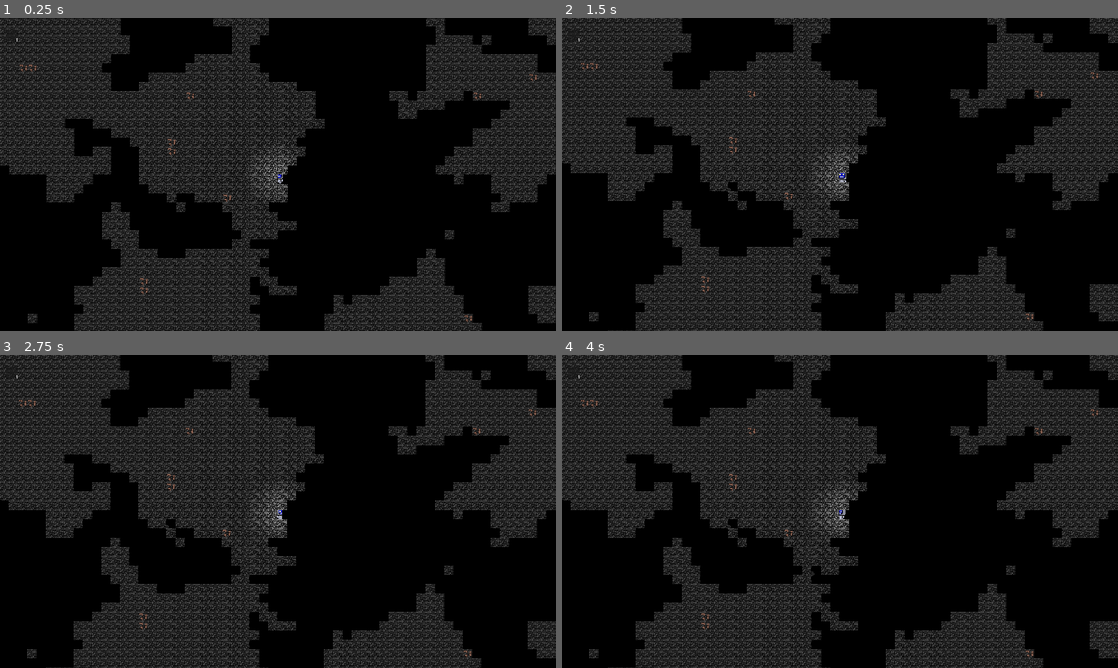
Above: before the commit, frames 1-4 (two rows, left to right).
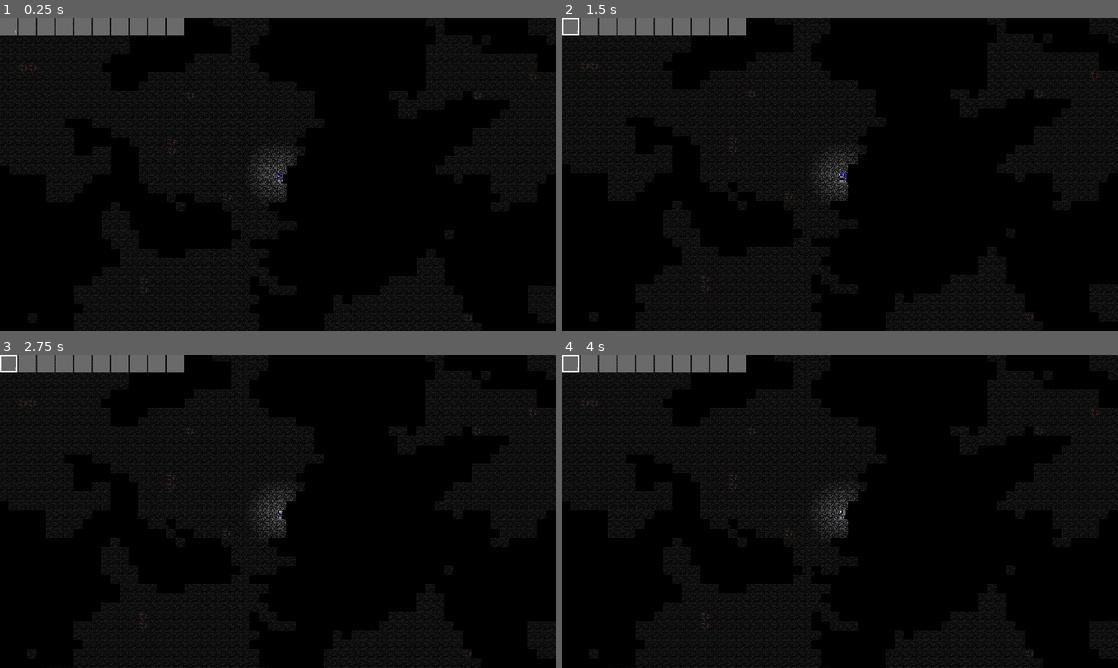
Above: after the commit, the same moments.

Repository: julesbauw/WorldGen
Game: Godot game, scene res://scenes/worldgen.tscn
Two runs of this game, one before a commit and one after it. Both use one fixed random seed, a clock stepped at 60 frames per second and the inputs below. The engine's default icon, where the game draws it, is replaced by a stand-in: a white triangle on a blue panel in a dark square.
Inputs (mouse positions are in pixels of both pictures, inside the frame that each line leads up to):
- Up to frame 1 (0.25 s): no input
- Up to frame 2 (1.5 s): tap Enter at 0.5 s; move the mouse to (962, 158) at 0.52 s; hold Right (right) 0.53-1.28 s; tap Mouse wheel down (MWD) at 0.6 s; click (962, 158) at 0.67 s; tap Mouse wheel up (MWU) at 0.8, 1.35 s; move the mouse to (728, 190) at 1.27 s; hold Down (down) from 1.28 s (still down); click (728, 190) at 1.42 s
- Up to frame 3 (2.75 s): tap Mouse wheel down (MWD) at 1.55, 2.1 s; tap Space at 2 s; move the mouse to (333, 442) at 2.02 s; release Down (down) at 2.03 s; hold Right (right) from 2.03 s (still down); click (333, 442) at 2.17 s; tap Mouse wheel up (MWU) at 2.3 s
- Up to frame 4 (4 s): tap Enter at 2.75 s; move the mouse to (812, 574) at 2.77 s; release Right (right) at 2.78 s; hold Up (up) 2.78-3.53 s; tap Mouse wheel up (MWU) at 2.85, 3.8 s; click (812, 574) at 2.92 s; tap Mouse wheel down (MWD) at 3.05, 3.6 s; tap Space at 3.5 s; move the mouse to (1006, 558) at 3.52 s; hold Left (left) from 3.53 s (still down); click (1006, 558) at 3.67 s

The runs differ from the first frame. In frame 1, 21% of the frame differs, in the area x 0-100%, y 0-100%; in frame 2, 19%; in frame 3, 19%; in frame 4, 19%.
Error before the commit: Attempt to call function 'resize' in base 'null instance' on a null instance. (res://scripts/WorldGenerator.gd:97)
Error after the commit: Attempt to call function 'resize' in base 'null instance' on a null instance. (res://scripts/WorldGenerator.gd:99)

Commit message:
inventory

Diff:
--- a/item_drop.gd
+++ b/item_drop.gd
@@ -46,7 +46,7 @@
 
 	var player:Player = body as Player
 	player.inventory.add_item(item)
-	player.inventory.print_inventory()
+
 	queue_free()
 
 func _has_priority(other:ItemDrop):
--- a/project.godot
+++ b/project.godot
@@ -23,9 +23,10 @@
 
 window/size/viewport_width=1920
 window/size/viewport_height=1080
+window/size/resizable=false
 window/size/window_width_override=1920
 window/size/window_height_override=1080
-window/stretch/mode="viewport"
+window/stretch/mode="canvas_items"
 window/stretch/scale_mode="integer"
 
 [input]
@@ -66,6 +67,8 @@
 textures/canvas_textures/default_texture_filter=0
 textures/default_filters/anisotropic_filtering_level=0
 viewport/hdr_2d=true
+textures/decals/filter=0
+textures/light_projectors/filter=0
 environment/defaults/default_clear_color=Color(0, 0, 0, 1)
 2d/snap/snap_2d_transforms_to_pixel=true
 2d/snap/snap_2d_vertices_to_pixel=true
--- /dev/null
+++ b/resources/UI/inventory_item_selected.tres
@@ -0,0 +1,9 @@
+[gd_resource type="StyleBoxFlat" format=3 uid="uid://b77dy58c2rjfv"]
+
+[resource]
+bg_color = Color(0.41568628, 0.41568628, 0.41568628, 1)
+border_width_left = 5
+border_width_top = 5
+border_width_right = 5
+border_width_bottom = 5
+border_color = Color(1, 1, 1, 1)
--- /dev/null
+++ b/resources/UI/inventory_item_unselected.tres
@@ -0,0 +1,4 @@
+[gd_resource type="StyleBoxFlat" format=3 uid="uid://b5tt37r421bjp"]
+
+[resource]
+bg_color = Color(0.41598046, 0.41598046, 0.41598028, 1)
--- a/scenes/inventory_item_ui.tscn
+++ b/scenes/inventory_item_ui.tscn
@@ -1,28 +1,45 @@
-[gd_scene load_steps=3 format=3 uid="uid://dsb3agbc4imp6"]
+[gd_scene load_steps=4 format=3 uid="uid://dsb3agbc4imp6"]
 
+[ext_resource type="StyleBox" uid="uid://b5tt37r421bjp" path="res://resources/UI/inventory_item_unselected.tres" id="1_7g8l1"]
 [ext_resource type="Script" uid="uid://crtlpc2l2vj1t" path="res://scripts/UI/inventory_item_ui.gd" id="1_kj6u3"]
 [ext_resource type="Texture2D" uid="uid://bjp70sdj4to5j" path="res://icon.svg" id="2_7g8l1"]
 
 [node name="Inventory_item_UI" type="Panel" node_paths=PackedStringArray("amount_label", "image")]
-custom_minimum_size = Vector2(40, 40)
-offset_right = 40.0
-offset_bottom = 40.0
+custom_minimum_size = Vector2(60, 60)
+offset_left = 1.0
+offset_right = 61.0
+offset_bottom = 60.0
+theme_override_styles/panel = ExtResource("1_7g8l1")
 script = ExtResource("1_kj6u3")
 amount_label = NodePath("Label")
 image = NodePath("TextureRect")
 
 [node name="TextureRect" type="TextureRect" parent="."]
-layout_mode = 0
-offset_right = 40.0
-offset_bottom = 40.0
+layout_mode = 1
+anchors_preset = 8
+anchor_left = 0.5
+anchor_top = 0.5
+anchor_right = 0.5
+anchor_bottom = 0.5
+offset_left = -20.0
+offset_top = -20.0
+offset_right = 20.0
+offset_bottom = 20.0
+grow_horizontal = 2
+grow_vertical = 2
 texture = ExtResource("2_7g8l1")
 expand_mode = 1
 
 [node name="Label" type="Label" parent="."]
-layout_mode = 0
-offset_left = 4.0
-offset_top = 24.0
-offset_right = 44.0
-offset_bottom = 47.0
+layout_mode = 1
+anchors_preset = 3
+anchor_left = 1.0
+anchor_top = 1.0
+anchor_right = 1.0
+anchor_bottom = 1.0
+offset_left = -40.0
+offset_top = -23.0
+grow_horizontal = 0
+grow_vertical = 0
 text = "12"
 horizontal_alignment = 2
--- a/scenes/worldgen.tscn
+++ b/scenes/worldgen.tscn
@@ -9,26 +9,28 @@
 [ext_resource type="PackedScene" uid="uid://bh4hed165gdq7" path="res://scenes/player.tscn" id="7_enwmb"]
 [ext_resource type="TileSet" uid="uid://dk8pq2a2xyic1" path="res://resources/tilemap/tiles.tres" id="8_iii3g"]
 [ext_resource type="PackedScene" uid="uid://cs2b0t1b6our0" path="res://scenes/inventory_ui.tscn" id="9_83lj7"]
-[ext_resource type="Script" uid="uid://bijuhhmoha2qo" path="res://scripts/UI/inventory_ui.gd" id="10_qabrv"]
 
-[node name="worldGenerator" type="Node2D" node_paths=PackedStringArray("player")]
-texture_filter = 1
-script = ExtResource("1_165yu")
-biomes = Array[ExtResource("2_fv5f0")]([ExtResource("3_ka702"), ExtResource("4_24ifi"), ExtResource("5_otfpg")])
-player = NodePath("CharacterBody2D")
-load_distance = 2
+[node name="root" type="Node2D"]
 
-[node name="Camera2D" type="Camera2D" parent="."]
-texture_filter = 1
-script = ExtResource("6_g6ly5")
-target_path = NodePath("../CharacterBody2D")
+[node name="CanvasLayer" type="CanvasLayer" parent="."]
 
-[node name="CharacterBody2D" parent="." node_paths=PackedStringArray("inventory_ui", "worldGenerator") instance=ExtResource("7_enwmb")]
-texture_filter = 1
-inventory_ui = NodePath("../CanvasLayer/Control/InventoryUI")
-worldGenerator = NodePath("..")
+[node name="SubViewportContainer" type="SubViewportContainer" parent="CanvasLayer"]
+anchors_preset = 15
+anchor_right = 1.0
+anchor_bottom = 1.0
+grow_horizontal = 2
+grow_vertical = 2
+stretch = true
 
-[node name="TileMap" type="TileMap" parent="."]
+[node name="SubViewport" type="SubViewport" parent="CanvasLayer/SubViewportContainer"]
+disable_3d = true
+handle_input_locally = false
+snap_2d_transforms_to_pixel = true
+canvas_item_default_texture_filter = 0
+size = Vector2i(1920, 1080)
+render_target_update_mode = 4
+
+[node name="TileMap" type="TileMap" parent="CanvasLayer/SubViewportContainer/SubViewport"]
 z_index = 1
 texture_filter = 1
 tile_set = ExtResource("8_iii3g")
@@ -36,11 +38,28 @@
 layer_0/z_index = -2
 layer_1/name = "Layer1"
 
-[node name="DirectionalLight2D" type="DirectionalLight2D" parent="."]
-energy = 0.04
+[node name="worldGenerator" type="Node2D" parent="CanvasLayer/SubViewportContainer/SubViewport" node_paths=PackedStringArray("player", "tilemap")]
+texture_filter = 1
+script = ExtResource("1_165yu")
+biomes = Array[ExtResource("2_fv5f0")]([ExtResource("3_ka702"), ExtResource("4_24ifi"), ExtResource("5_otfpg")])
+player = NodePath("CharacterBody2D")
+load_distance = 2
+tilemap = NodePath("../TileMap")
+
+[node name="CharacterBody2D" parent="CanvasLayer/SubViewportContainer/SubViewport/worldGenerator" node_paths=PackedStringArray("inventory_ui", "worldGenerator") instance=ExtResource("7_enwmb")]
+texture_filter = 1
+inventory_ui = NodePath("../../../../Control/InventoryUI")
+speed = 800.0
+worldGenerator = NodePath("..")
+
+[node name="Camera2D" type="Camera2D" parent="CanvasLayer/SubViewportContainer/SubViewport/worldGenerator"]
+texture_filter = 1
+script = ExtResource("6_g6ly5")
+target_path = NodePath("../CharacterBody2D")
+
+[node name="DirectionalLight2D" type="DirectionalLight2D" parent="CanvasLayer/SubViewportContainer/SubViewport/worldGenerator"]
+energy = 0.6
 blend_mode = 1
-
-[node name="CanvasLayer" type="CanvasLayer" parent="."]
 
 [node name="Control" type="Control" parent="CanvasLayer"]
 layout_mode = 3
@@ -49,9 +68,5 @@
 offset_bottom = 40.0
 
 [node name="InventoryUI" parent="CanvasLayer/Control" instance=ExtResource("9_83lj7")]
-layout_mode = 1
-anchors_preset = 7
-anchor_top = 1.0
-anchor_bottom = 1.0
-grow_vertical = 0
-script = ExtResource("10_qabrv")
+layout_mode = 0
+anchors_preset = 0
--- a/scripts/Player.gd
+++ b/scripts/Player.gd
@@ -56,17 +56,31 @@
 
 	if Input.is_action_just_released("MWU"):
 		inventory_slot = int(fposmod((inventory_slot + 1),len(inventory.item_list)))
+		inventory.selected_item = inventory_slot
 
 	if Input.is_action_just_released("MWD"):
 		inventory_slot = int(fposmod((inventory_slot - 1),len(inventory.item_list)))
-		print(inventory_slot)
-
+		inventory.selected_item = inventory_slot
 	if (Input.is_mouse_button_pressed(MOUSE_BUTTON_LEFT)):
 		inventory.get_item(inventory_slot).left_action(self)
 
 	if (Input.is_mouse_button_pressed(MOUSE_BUTTON_RIGHT)):
 		inventory.get_item(inventory_slot).right_action(self)
 
+
+func place_block_if_possible(coord:Vector2,block_number:int):
+
+	# round position
+	var coord_i:Vector2i = (coord / worldGenerator.tilesize).floor()
+
+	var block_chunk = (coord / (worldGenerator.chunk_size * worldGenerator.tilesize)).floor()
+	var block_coord = Vector2i(posmod(coord_i.x,worldGenerator.chunk_size),posmod(coord_i.y,worldGenerator.chunk_size))
+
+	worldGenerator.set_tile(block_chunk,block_coord,block_number)
+
+func place_block(block:Block):
+	inventory.check_empty_items()
+	place_block_if_possible(get_global_mouse_position(),block.block_number)
 
 
 func pick_new_state(direction:Vector2):
--- a/scripts/UI/inventory_ui.gd
+++ b/scripts/UI/inventory_ui.gd
@@ -8,14 +8,28 @@
 
 var inventory:Inventory
 
+@onready var style_selected:StyleBoxFlat = load("res://resources/UI/inventory_item_selected.tres")
+@onready var style_unselected:StyleBoxFlat = load("res://resources/UI/inventory_item_unselected.tres")
+
+
 func update_listener():
 	for child in h_box.get_children():
 		child.queue_free()
 
-	for item in inventory.item_list:
-		print(item.item_name)
+
+	for i in range(inventory.size):
 		var child:InventoryItemUI = item_panel.instantiate()
 
-		child.image.texture = item.item_image
-		child.amount_label.text = str(item.amount)
+		if i < len(inventory.item_list) and inventory.item_list[i]:
+			var item = inventory.item_list[i]
+			child.image.texture = item.item_image
+			child.amount_label.text = str(item.amount)
+			if inventory.selected_item == i:
+				child.add_theme_stylebox_override("panel",style_selected)
+			else:
+				child.add_theme_stylebox_override("panel",style_unselected)
+		else:
+			child.image.texture = null
+			child.amount_label.text = ""
 		h_box.add_child(child)
+		i += 1
--- a/scripts/WorldGenerator.gd
+++ b/scripts/WorldGenerator.gd
@@ -11,6 +11,8 @@
 @export var player:Node2D
 @export var load_distance:int
 @export var world_seed:int
+
+@export var tilemap:TileMap
 
 var loaded_chunks: Dictionary
 var current_player_chunk:Vector2i
@@ -65,9 +67,9 @@
 		return
 	loaded_chunks[chunk_coord][coord.x][coord.y] = tile_value
 	if tile_value == 0:
-		$TileMap.erase_cell(wall_layer,Vector2i(chunk_size * chunk_coord.x + coord.x,chunk_size * chunk_coord.y + coord.y))
-	else:
-		$TileMap.set_cell(wall_layer,Vector2i(chunk_size * chunk_coord.x + coord.x,chunk_size * chunk_coord.y + coord.y),1,get_block_vector(tile_value))
+		tilemap.erase_cell(wall_layer,Vector2i(chunk_size * chunk_coord.x + coord.x,chunk_size * chunk_coord.y + coord.y))
+	else:
+		tilemap.set_cell(wall_layer,Vector2i(chunk_size * chunk_coord.x + coord.x,chunk_size * chunk_coord.y + coord.y),1,get_block_vector(tile_value))
 
 
 
@@ -75,7 +77,7 @@
 	save_chunk_file(coord)
 	for x in chunk_size:
 		for y in chunk_size:
-			$TileMap.erase_cell(wall_layer,Vector2i(chunk_size * coord.x + x,chunk_size * coord.y + y))
+			tilemap.erase_cell(wall_layer,Vector2i(chunk_size * coord.x + x,chunk_size * coord.y + y))
 
 func unload_chunks():
 	var removed = []
@@ -122,8 +124,8 @@
 
 	for x in chunk_size:
 		for y in chunk_size:
-			#$TileMap.set_cell(floor_layer,Vector2i(chunk_size * coord.x + x,chunk_size * coord.y + y),0,Vector2i(0,0))
-			$TileMap.set_cell(wall_layer,Vector2i(chunk_size * coord.x + x,chunk_size * coord.y + y),1,get_block_vector(loaded_chunks[coord][x][y]))
+			#tilemap.set_cell(floor_layer,Vector2i(chunk_size * coord.x + x,chunk_size * coord.y + y),0,Vector2i(0,0))
+			tilemap.set_cell(wall_layer,Vector2i(chunk_size * coord.x + x,chunk_size * coord.y + y),1,get_block_vector(loaded_chunks[coord][x][y]))
 
 func load_chunks(coord:Vector2i):
 		for neighbour in neighbours:
--- a/scripts/block_item.gd
+++ b/scripts/block_item.gd
@@ -7,14 +7,16 @@
 
 #override
 func right_action(user:Entity):
-    user.place_block(block)
+	if amount > 0:
+		user.place_block(block)
+		amount -= 1
 
 #override
 func is_equal(other:Item) -> bool:
-    var s_e := super.is_equal(other)
-    # at this point it must be a block
-    if !s_e:
-        return false
-    var other_block := other as BlockItem
+	var s_e := super.is_equal(other)
+	# at this point it must be a block
+	if !s_e:
+		return false
+	var other_block := other as BlockItem
 
-    return other_block.block.block_number == self.block.block_number
+	return other_block.block.block_number == self.block.block_number
--- a/scripts/camera_move.gd
+++ b/scripts/camera_move.gd
@@ -11,9 +11,8 @@
 		target = get_node(target_path)
 
 func _physics_process(delta: float) -> void:
+	global_position = global_position.round()
 	if target:
 		var target_position = target.global_position
 
 		global_position = global_position.lerp(target_position, follow_speed * delta)
-
-		global_position = global_position.round()
--- a/scripts/inventory.gd
+++ b/scripts/inventory.gd
@@ -6,6 +6,22 @@
 
 var size:int
 
+var selected_item:int:
+	set(value):
+		selected_item = value
+		update_listeners()
+
+func _init() -> void:
+	item_list.resize(size)
+
+func check_empty_items():
+
+	for i in range(len(item_list)):
+		if item_list[i]:
+			if item_list[i].amount <= 0:
+				item_list[i].free()
+				item_list[i] = null
+	update_listeners()
 
 func add_item(new_item:Item):
 
--- a/scripts/item.gd
+++ b/scripts/item.gd
@@ -34,8 +34,7 @@
     action when left mouse clicked, user is the Entity using the item, default is just block removing
 
     """
-
-    pass
+    user.remove_block()
 
 func right_action(user:Entity):
     """
--- a/scripts/pickaxe.gd
+++ b/scripts/pickaxe.gd
@@ -4,6 +4,3 @@
 
 func _init() -> void:
     item_name = "Pickaxe"
-
-func left_action(user:Entity):
-    user.remove_block()
Not shown: 1 places in scenes/worldgen.tscn that only renumber resources
Not shown, changed: sprites/worldgensprites.png.import
